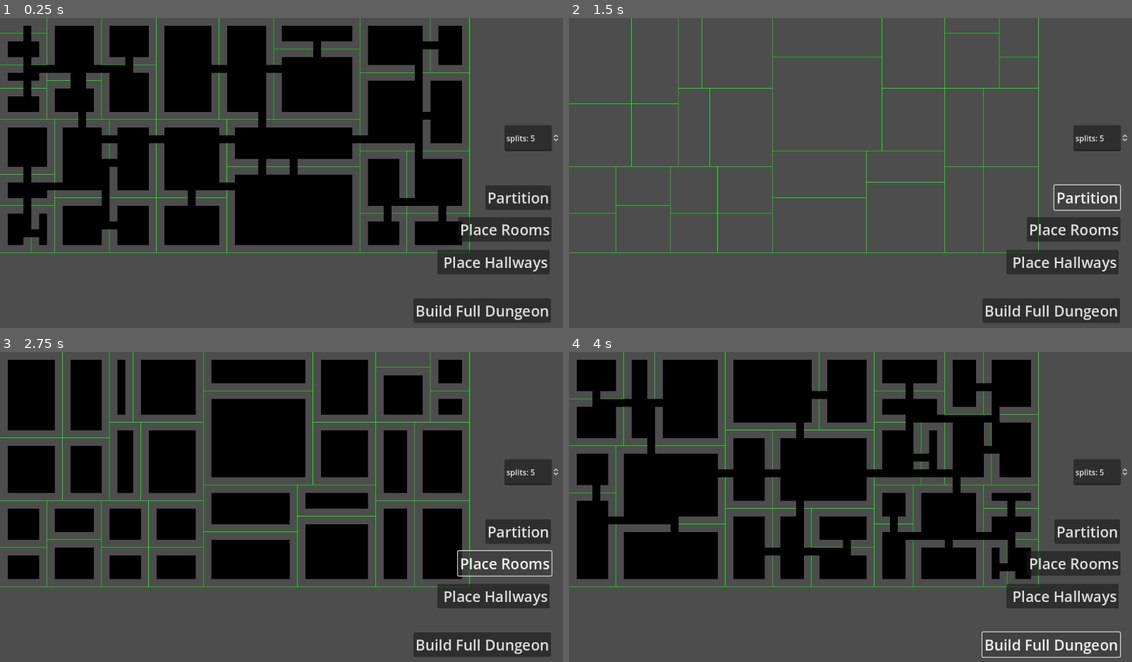
Above: before the commit, frames 1-4 (two rows, left to right).
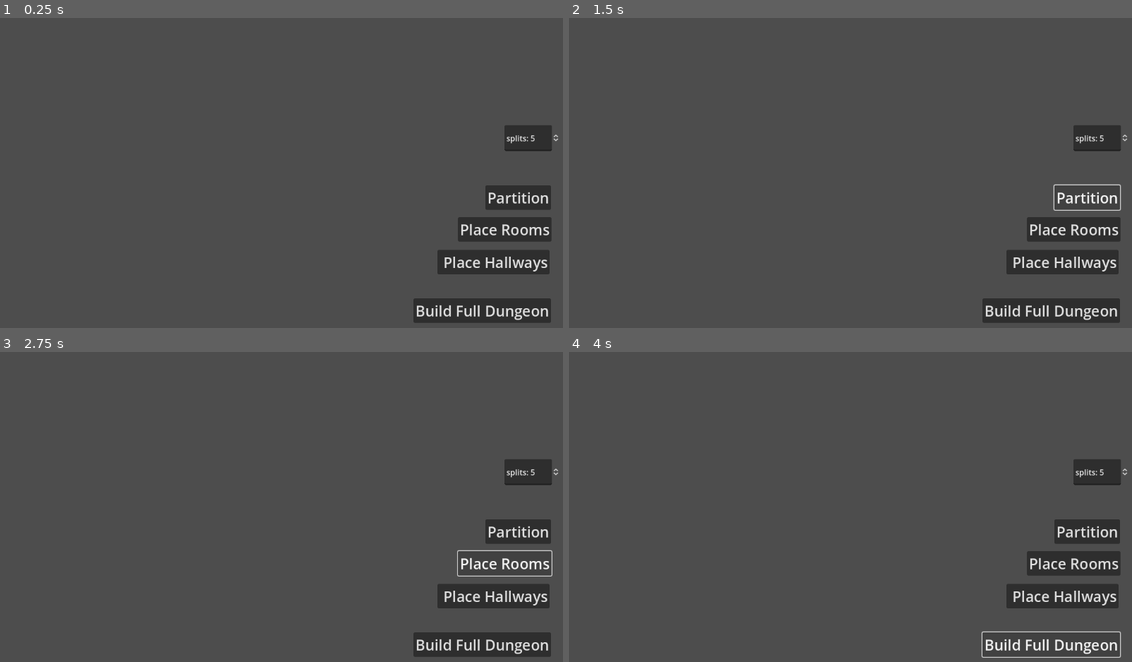
Above: after the commit, the same moments.

Repository: IanLum/Procedural-Dungeon-Generation
Game: Godot game, scene res://main.tscn
Same seed, same stepped clock (60 frames per second), same inputs: the game is played once before the commit and once after it.
Inputs:
- Up to frame 1 (0.25 s): no input
- Up to frame 2 (1.5 s): click "Build Full Dungeon" at 0.5 s; click "Partition" at 1.25 s
- Up to frame 3 (2.75 s): click "Place Rooms" at 2 s
- Up to frame 4 (4 s): click "Place Hallways" at 2.75 s; click "Build Full Dungeon" at 3.5 s

The runs differ from the first frame. In frame 1, 39% of the frame differs, in the area x 0-84%, y 0-76%; in frame 2, 1.7%; in frame 3, 36%; in frame 4, 40%.
Error after the commit: Parse Error: Too few arguments for "split()" call. Expected at least 2 but received 1. (res://main.gd:31)

Commit message:
add minimum room size

Diff:
--- a/branch.gd
+++ b/branch.gd
@@ -19,7 +19,7 @@
 	else:
 		return left.get_leaves() + right.get_leaves()
 
-func split(splits: int):
+func split(splits: int, min_size: int):
 	if splits == 0:
 		return
 
@@ -29,6 +29,8 @@
 	if size.x > size.y:
 		# vertical line split
 		var left_width = int(size.x * split_percent)
+		if left_width < min_size or size.x - left_width < min_size:
+			return
 		left = Branch.new(position, Vector2i(left_width, size.y))
 		right = Branch.new(
 			Vector2i(position.x + left_width, position.y),
@@ -37,14 +39,16 @@
 	else:
 		# horizontal line split
 		var left_height = int(size.y * split_percent)
+		if left_height < min_size or size.y - left_height < min_size:
+			return
 		left = Branch.new(position, Vector2i(size.x, left_height))
 		right = Branch.new(
 			Vector2i(position.x, position.y + left_height),
 			Vector2i(size.x, size.y - left_height)
 		)
 
-	left.split(splits - 1)
-	right.split(splits - 1)
+	left.split(splits - 1, min_size)
+	right.split(splits - 1, min_size)
 
 func center() -> Vector2i:
 	return Vector2i(position.x + size.x / 2, position.y + size.y / 2)
--- a/terrain.gd
+++ b/terrain.gd
@@ -28,7 +28,7 @@
 		)
 
 func full_generate():
-	root.split(4)
+	root.split(10, 6)
 	tile_map.clear()
 	place_room_tiles()
 	place_hallway_tiles()
